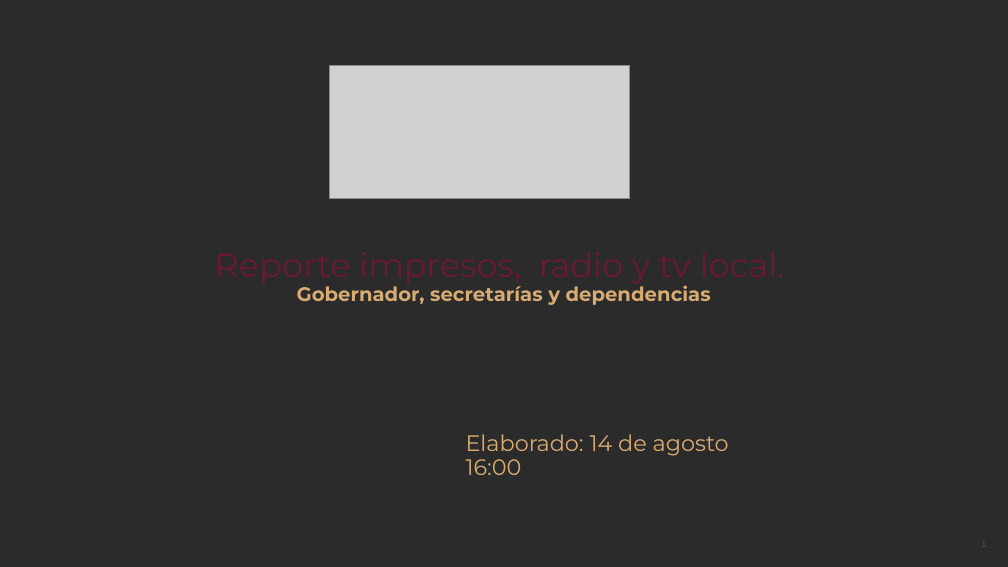
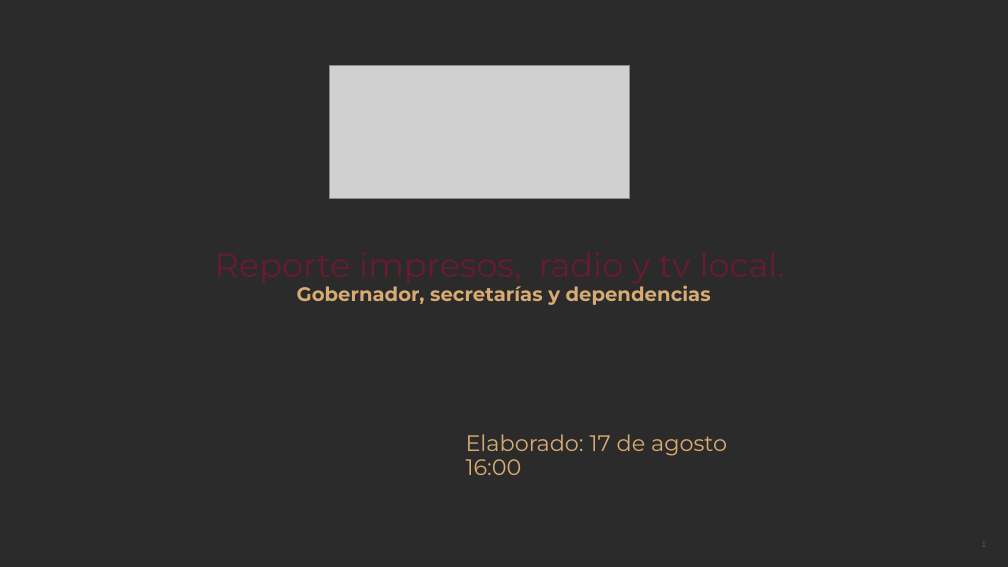
Before and after one commit to thelonious9/Reporteportadas, a slide deck: slide 1 of Reporte 170826.pptx. Drawn at 1008x567 pixels with LibreOffice and Linux fonts; fonts in the diff are those of the drawing; grey boxes stand for pictures; background and template pictures are left out; a plain dark background stands for a picture behind light text. Boxes give left, top, right and bottom in pixels: in the first picture for what was removed or moved away, otherwise in the second. Text is boxed around its words. In the diff, an @@ line names an element or a change of style, - is before the commit and + after.

```diff
--- a/Reporte 170826.pptx
+++ b/Reporte 170826.pptx
@@ text at (466, 434, 727, 456): text changed @@
-Elaborado: 14 de agosto
+Elaborado: 17 de agosto
```
Also in this commit, not shown: 6 other slides changed.
